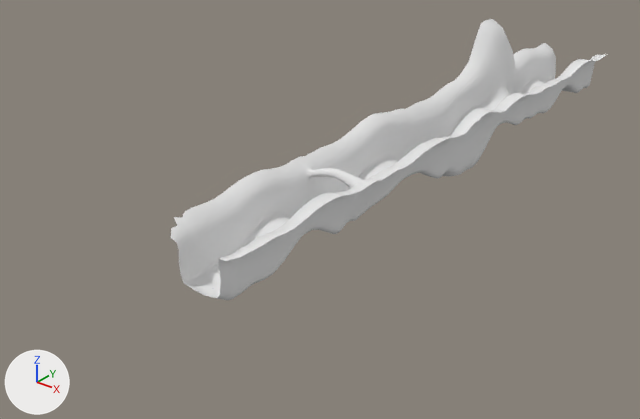
Before and after pictures for a commit that changed the Blender file props/ships/player01/ship00.blend.
Camera for both pictures: a 50 mm camera at (2988.0, -2825.0, 2440.0) aimed at (-342.0, 1338.0, -141.0). The lights are fixed; the arrows at lower left show +X, +Y and +Z.
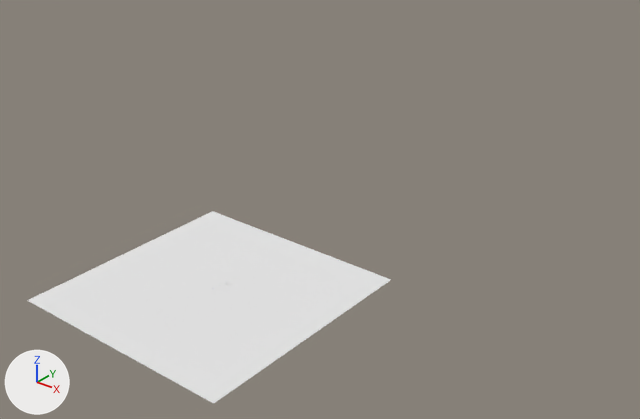
Pixel boxes (x1, y1, x2, y2) of what changed, in the pictures (640 x 419 px):
'Plane', hidden
    before: (171, 19, 606, 300)
'Plane.002', shown
    after: (27, 211, 391, 404)

The change, as a list of edits to the scene's bpy script:
```text
Add mat_uvfloor:
    mat_uvfloor = diffuse_material('UVFloor')
    mat_uvfloor.base_color = (0.8, 0.8, 0.8)  # white #e7e7e7
Add mat_uvcube:
    mat_uvcube = diffuse_material('UVCube')
    mat_uvcube.base_color = (0.8, 0.8, 0.8)  # white #e7e7e7
Add me_plane_002:
    me_plane_002.from_pydata([(-1.0, -1.0, 0.0), (1.0, -1.0, 0.0), (-1.0, 1.0, 0.0), (1.0, 1.0, 0.0)], [], [(0, 1, 3, 2)])
    me_plane_002.materials.append(mat_uvfloor)  # white #e7e7e7
Add me_cube_001_1:
    me_cube_001_1.from_pydata(...)  # a box spanning x -1.0..1.0, y -1.0..1.0, z -1.0..1.0
    me_cube_001_1.materials.append(mat_uvcube)  # white #e7e7e7
Change ob_plane:
    add ob_plane.hide_set(True)  # its collection is switched off
Change ob_cube_001:
    remove ob_cube_001.hide_set(True)  # its collection is switched off
    ob_cube_001.location: (0.0, 0.0, 0.0) -> (-1.0, 53.0, -4.0)
    ob_cube_001.scale: (1.0, 3.32, 1.0) -> (2.33, 2.33, 2.33)
Change ob_plane_002:
    remove ob_plane_002.hide_set(True)  # its collection is switched off
    ob_plane_002: bpy.data.objects.new('Plane.002', me_plane_001) -> bpy.data.objects.new('Plane.002', me_plane_002)
    ob_plane_002.location: (0.0, 0.0, 0.0) -> (-1.0, 0.0, -7.0)
    ob_plane_002.scale: (0.0155, 2.0, 1.0) -> (682.0, 682.0, 682.0)
Add ob_cube_002:
    ob_cube_002 = bpy.data.objects.new('Cube.002', me_cube_001_1)
    ob_cube_002.location = (22.0, 83.0, -4.0)
    ob_cube_002.scale = (2.33, 2.33, 2.33)
Add ob_cube_003:
    ob_cube_003 = bpy.data.objects.new('Cube.003', me_cube_001_1.copy())
    ob_cube_003.location = (38.0, 102.0, -4.0)
    ob_cube_003.scale = (2.33, 2.33, 2.33)
Add ob_cube_004:
    ob_cube_004 = bpy.data.objects.new('Cube.004', me_cube_001_1.copy())
    ob_cube_004.location = (13.0, 75.0, -4.0)
    ob_cube_004.scale = (2.33, 2.33, 2.33)
Add ob_cube_005:
    ob_cube_005 = bpy.data.objects.new('Cube.005', me_cube_001_1.copy())
    ob_cube_005.location = (31.0, 91.0, -4.0)
    ob_cube_005.scale = (2.33, 2.33, 2.33)
Add ob_cube_006:
    ob_cube_006 = bpy.data.objects.new('Cube.006', me_cube_001_1.copy())
    ob_cube_006.location = (22.0, 83.0, 1.0)
    ob_cube_006.scale = (2.33, 2.33, 2.33)
Add ob_cube_007:
    ob_cube_007 = bpy.data.objects.new('Cube.007', me_cube_001_1.copy())
    ob_cube_007.location = (22.0, 83.0, 6.0)
    ob_cube_007.scale = (2.33, 2.33, 2.33)
```
